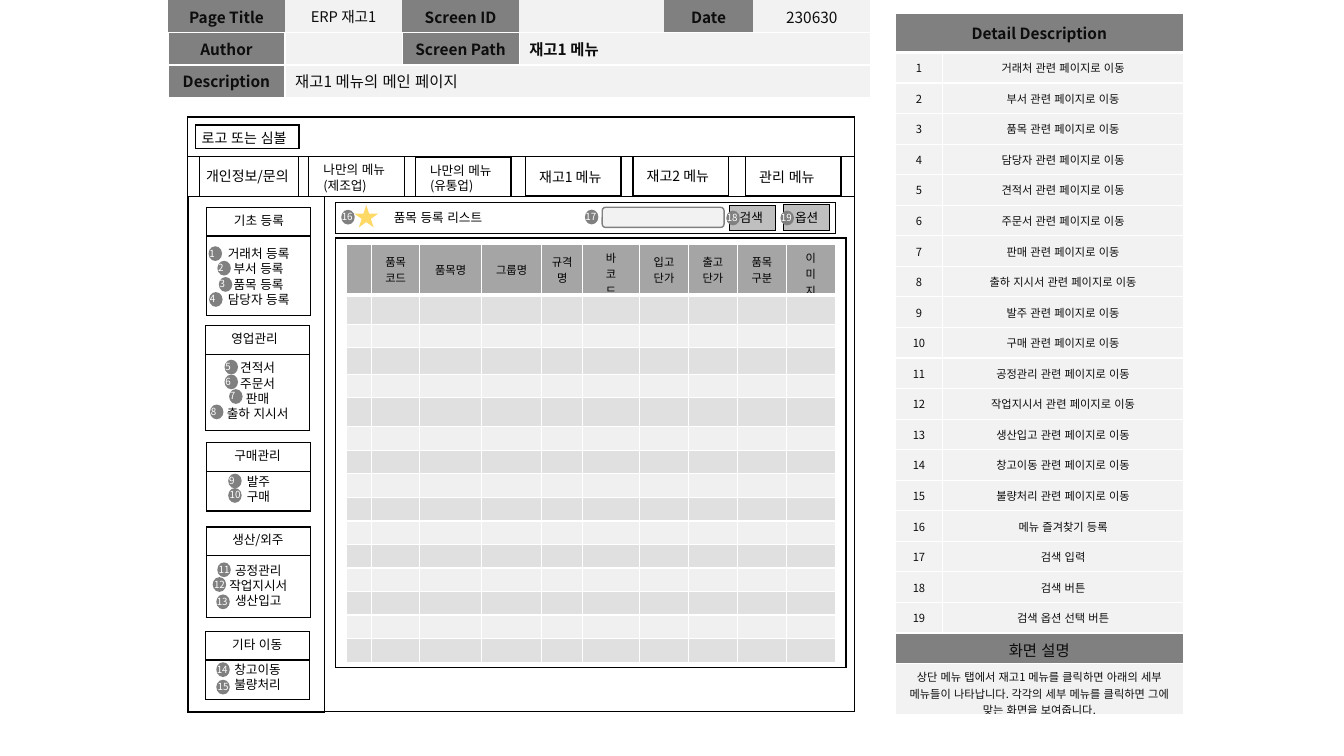
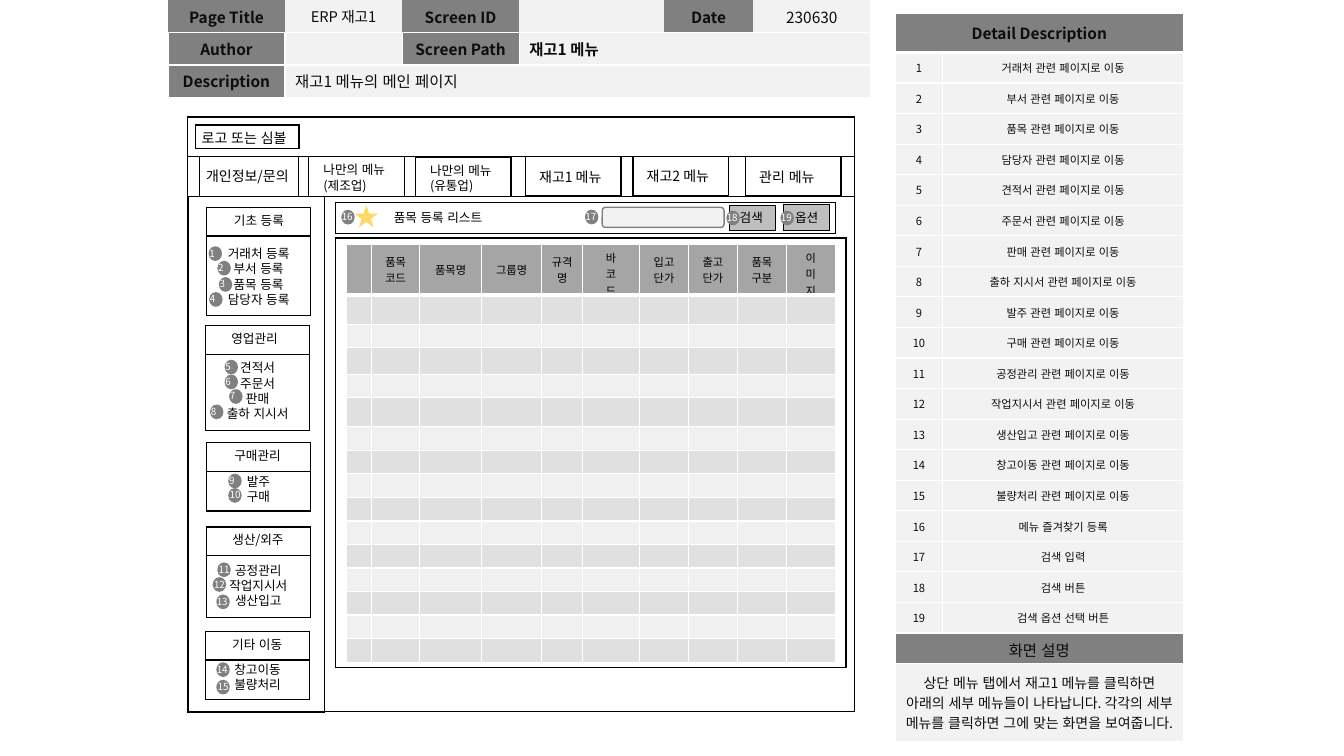
Before and after one commit to dw-final-project/dwFinal, a slide deck: slide 2 of 프로젝트 관련 자료/재고 1 (박희성).pptx (slide 3 before the commit). Drawn at 1344x756 pixels with LibreOffice and Linux fonts; fonts in the diff are those of the drawing. Boxes give left, top, right and bottom in pixels: in the first picture for what was removed or moved away, otherwise in the second. Text is boxed around its words. In the diff, an @@ line names an element or a change of style, - is before the commit and + after.

```diff
--- a/프로젝트 관련 자료/재고 1 (박희성).pptx
+++ b/프로젝트 관련 자료/재고 1 (박희성).pptx
@@ table at (895,14,1184,742) @@
@@ size 8 to 10 pt in "상단 메뉴 탭에서 재고1 메뉴를 클릭하면 아래의 ..." @@
```
Also in this commit, not shown: 11 other slides changed, 13 slides added.
